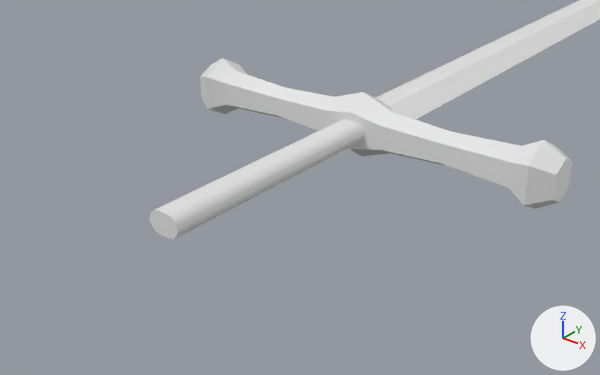
Before and after pictures for a commit that changed the Blender file Resources/ArtSharing/LeoArt/sword.blend.
Camera for both pictures: a camera (50 mm lens) standing at (0.332, -0.491, 0.233) and looking at (0.029, -0.112, -0.002). Arrows for +X, +Y and +Z are at lower right; the lights stay in place. The older version comes first.
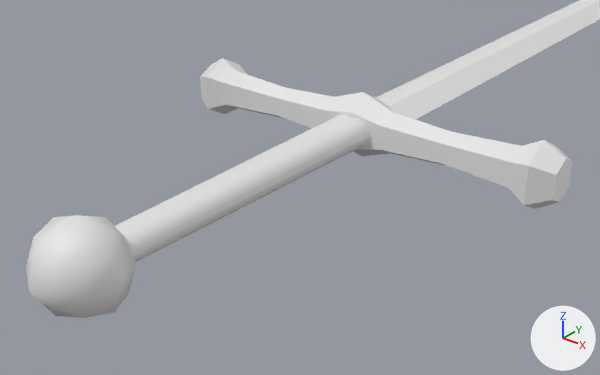
Edits to the bpy script that builds the scene:
```text
Change me_cylinder:
    used by ob_cylinder; location = (0.0, -0.0538, 0.0); rotation_euler = (1.571, 0.0, 0.0), in degrees (90, 0, 0); scale = (0.0112, 0.0112, 0.0378)
    remove me_cylinder.from_pydata(...)  # 32 vertices, 18 faces; spans x -1.06..1.06, y -0.72..0.72, z -1.43..3.97
    add me_cylinder.from_pydata(...)  # 32 vertices, 18 faces; spans x -0.02..0.02, y -0.25..0.0, z -0.01..0.01
    me_cylinder part 1: the whole mesh is multiplied about its middle by the matrix ((0.014, 0.0, 0.0), (0.0, 0.0, -0.046), (0.0, 0.014, 0.0)), then moved by (0.0, -0.12, -1.27)
Add me_cube_003:
    me_cube_003.from_pydata(...)  # 26 vertices, 24 faces; spans x -0.84..0.84, y -0.99..0.67, z -0.84..0.84
    me_cube_003.polygons.foreach_set('use_smooth', [True] * 24)
Change ob_cylinder:
    ob_cylinder.rotation_euler: (1.571, 0.0, 0.0) -> (0.0, 0.0, 0.0)  # degrees (90, 0, 0) -> degrees (0, 0, 0)
    ob_cylinder.scale: (0.0112, 0.0112, 0.0378) -> (1.0, 1.0, 1.0)
    ob_cylinder.location: (0.0, -0.0538, 0.0) -> (0.0, 0.0, 0.0)
Add ob_cube_003:
    ob_cube_003 = bpy.data.objects.new('Cube.003', me_cube_003)
    ob_cube_003.location = (0.0, -0.2618, 0.0)
    ob_cube_003.scale = (0.0357, 0.0357, 0.0357)
```

Boxes [x1, y1, x2, y2] around the edits, measured in the pictures (600 x 375 px):
'Cylinder', reshaped, moved, turned, rescaled: before [150, 119, 364, 239]; after [115, 115, 370, 262]
'Cube.003', added: after [26, 215, 136, 318]
